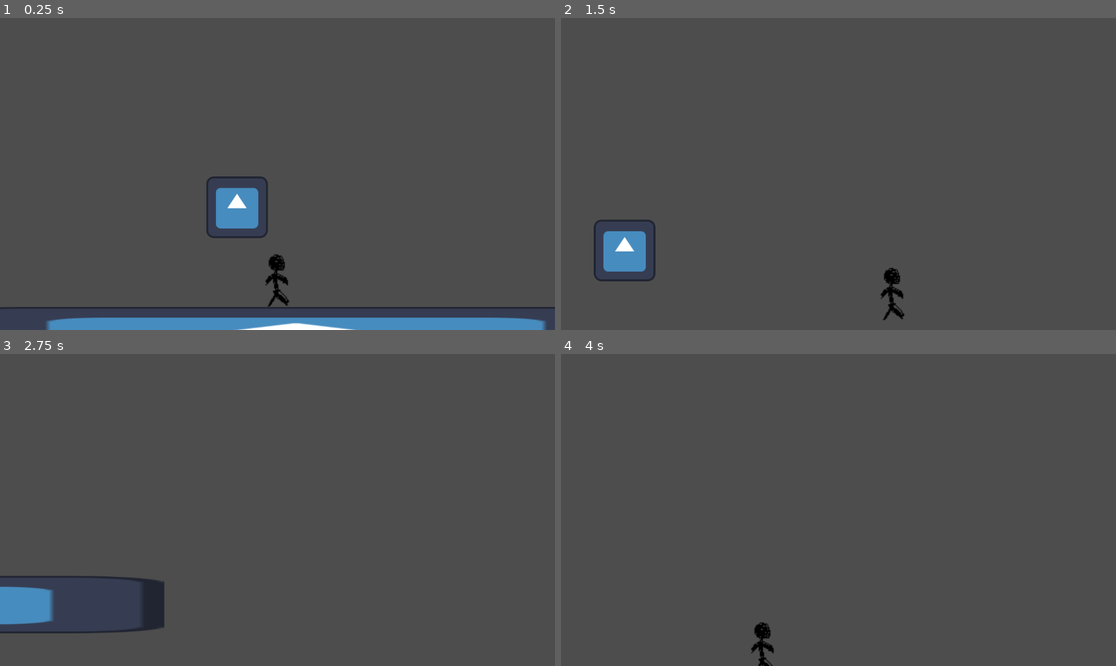
Above: before the commit, frames 1-4 (two rows, left to right).
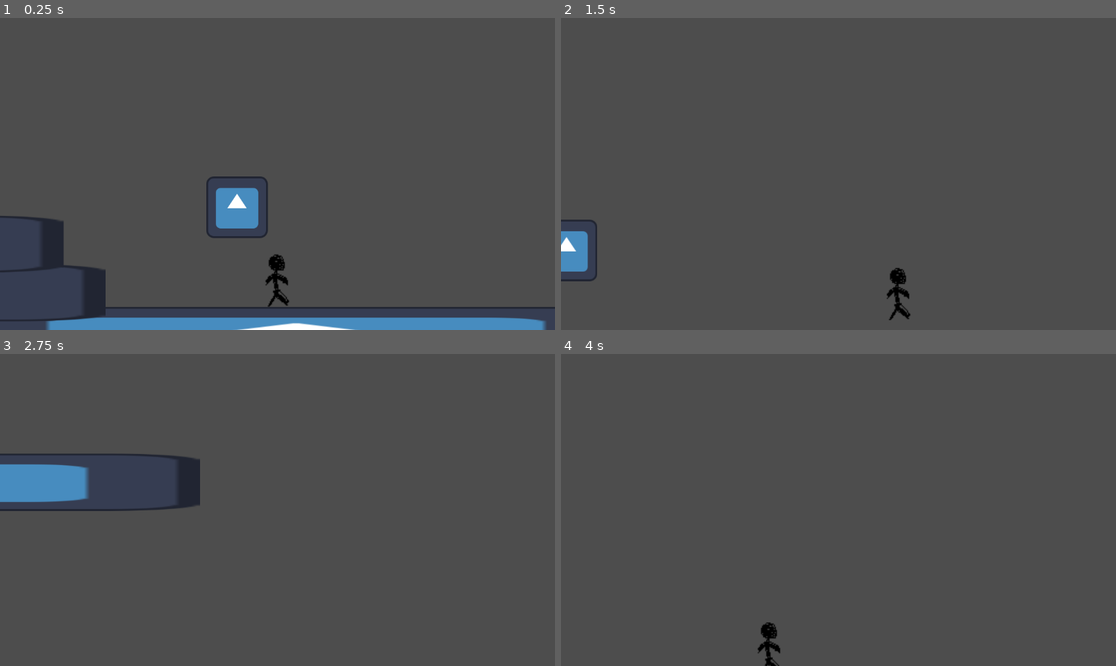
Above: after the commit, the same moments.

Repository: xelaxefensor/Maturitni-prace-Vyvoj-v-hernim-enginu
Game: Godot game, scene res://test_01.tscn
Two runs of this game, one before a commit and one after it. Both use one fixed random seed, a clock stepped at 60 frames per second and the inputs below. The engine's default icon, where the game draws it, is replaced by a stand-in: a white triangle on a blue panel in a dark square.
Inputs (mouse positions are in pixels of both pictures, inside the frame that each line leads up to):
- Up to frame 1 (0.25 s): no input
- Up to frame 2 (1.5 s): tap Enter at 0.5 s; move the mouse to (960, 158) at 0.52 s; hold Right mouse button (camera_focus) 0.53-1.28 s; hold Right (move_right) from 0.53 s (still down); tap Up (move_up) at 0.77 s; move the mouse to (727, 189) at 1.27 s; right-click (727, 189) at 1.35 s
- Up to frame 3 (2.75 s): tap Up (move_up) at 1.52 s; move the mouse to (333, 441) at 2.02 s; release Right (move_right) at 2.03 s; hold Left (move_left) from 2.03 s (still down); hold Right mouse button (camera_focus) from 2.03 s (still down)
- Up to frame 4 (4 s): move the mouse to (810, 572) at 2.77 s; release Left (move_left) at 2.78 s; release Right mouse button (camera_focus) at 2.78 s; hold Right (move_right) from 2.78 s (still down); right-click (810, 572) at 2.85 s; tap Up (move_up) at 3.02, 3.77 s; move the mouse to (1005, 556) at 3.52 s; hold Right mouse button (camera_focus) from 3.53 s (still down)

The runs differ from the first frame. In frame 1, 1.8% of the frame differs, in the area x 0-20%, y 63-98%; in frame 2, 2.4%; in frame 3, 5.3%, in the area x 0-37%, y 31-90%; in frame 4, 0.4%.

Commit message:
movement improv

Diff:
--- a/Maturitní práce - Hra/Player.gd
+++ b/Maturitní práce - Hra/Player.gd
@@ -1,10 +1,11 @@
 extends CharacterBody2D
 
 
-var speed = 2000.0
+var speed = 10000.0
 var maxSpeed = 600.0
 var jump_velocity = 12000.0
-var groundDrag = 7.0
+var groundDrag = 15.0
+var airDrag = 1.0
 
 var maxGravity = 800
 
@@ -24,8 +25,10 @@
 
 func _physics_process(delta):
 	if not is_on_floor():
+		maxGravity = 800
+		maxGravity *= (Input.get_action_strength("move_down")+1)
 		if (velocity.y < maxGravity):
-			velocity.y += gravity * delta
+			velocity.y += gravity * delta * (Input.get_action_strength("move_down")+1)
 
 	if is_on_floor():
 		coyoteTimer.start()
@@ -59,5 +62,7 @@
 	else:
 		if is_on_floor():
 			velocity.x -= velocity.x * groundDrag * delta
+		else:
+			velocity.x -= velocity.x * airDrag * delta
 
 	move_and_slide()
--- a/Maturitní práce - Hra/project.godot
+++ b/Maturitní práce - Hra/project.godot
@@ -25,12 +25,14 @@
 "deadzone": 0.5,
 "events": [Object(InputEventKey,"resource_local_to_scene":false,"resource_name":"","device":-1,"window_id":0,"alt_press …(182 unchanged characters)…
 , Object(InputEventKey,"resource_local_to_scene":false,"resource_name":"","device":-1,"window_id":0,"alt_pressed":false,"shift_pressed":false,"ctrl_pressed":false,"meta_pressed":false,"pressed":false,"keycode":0,"physical_keycode":65,"key_label":0,"unicode":97,"echo":false,"script":null)
+, Object(InputEventJoypadMotion,"resource_local_to_scene":false,"resource_name":"","device":-1,"axis":0,"axis_value":-1.0,"script":null)
 ]
 }
 move_right={
 "deadzone": 0.5,
 "events": [Object(InputEventKey,"resource_local_to_scene":false,"resource_name":"","device":-1,"window_id":0,"alt_press …(182 unchanged characters)…
 , Object(InputEventKey,"resource_local_to_scene":false,"resource_name":"","device":-1,"window_id":0,"alt_pressed":false,"shift_pressed":false,"ctrl_pressed":false,"meta_pressed":false,"pressed":false,"keycode":0,"physical_keycode":68,"key_label":0,"unicode":100,"echo":false,"script":null)
+, Object(InputEventJoypadMotion,"resource_local_to_scene":false,"resource_name":"","device":-1,"axis":0,"axis_value":1.0,"script":null)
 ]
 }
 move_up={
@@ -38,12 +40,14 @@
 "events": [Object(InputEventKey,"resource_local_to_scene":false,"resource_name":"","device":-1,"window_id":0,"alt_press …(182 unchanged characters)…
 , Object(InputEventKey,"resource_local_to_scene":false,"resource_name":"","device":-1,"window_id":0,"alt_pressed":false,"shift_pressed":false,"ctrl_pressed":false,"meta_pressed":false,"pressed":false,"keycode":0,"physical_keycode":87,"key_label":0,"unicode":119,"echo":false,"script":null)
 , Object(InputEventKey,"resource_local_to_scene":false,"resource_name":"","device":-1,"window_id":0,"alt_pressed":false,"shift_pressed":false,"ctrl_pressed":false,"meta_pressed":false,"pressed":false,"keycode":0,"physical_keycode":32,"key_label":0,"unicode":32,"echo":false,"script":null)
+, Object(InputEventJoypadButton,"resource_local_to_scene":false,"resource_name":"","device":-1,"button_index":0,"pressure":0.0,"pressed":true,"script":null)
 ]
 }
 move_down={
 "deadzone": 0.5,
 "events": [Object(InputEventKey,"resource_local_to_scene":false,"resource_name":"","device":-1,"window_id":0,"alt_press …(182 unchanged characters)…
 , Object(InputEventKey,"resource_local_to_scene":false,"resource_name":"","device":-1,"window_id":0,"alt_pressed":false,"shift_pressed":false,"ctrl_pressed":false,"meta_pressed":false,"pressed":false,"keycode":0,"physical_keycode":83,"key_label":0,"unicode":115,"echo":false,"script":null)
+, Object(InputEventJoypadMotion,"resource_local_to_scene":false,"resource_name":"","device":-1,"axis":1,"axis_value":1.0,"script":null)
 ]
 }
 camera_focus={
--- a/Maturitní práce - Hra/test_01.tscn
+++ b/Maturitní práce - Hra/test_01.tscn
@@ -19,8 +19,32 @@
 position = Vector2(-130, 9)
 shape = SubResource("RectangleShape2D_swhqi")
 
-[node name="Icon" type="Sprite2D" parent="."]
-position = Vector2(-111.5, 58.5)
+[node name="Icon" type="Sprite2D" parent="StaticBody2D"]
+position = Vector2(-129.5, 58.5)
+scale = Vector2(11.7109, 0.929688)
+texture = ExtResource("3_curao")
+
+[node name="StaticBody2D" type="StaticBody2D" parent="StaticBody2D"]
+position = Vector2(-1145, -89)
+
+[node name="CollisionShape2D" type="CollisionShape2D" parent="StaticBody2D/StaticBody2D"]
+position = Vector2(-130, 9)
+shape = SubResource("RectangleShape2D_swhqi")
+
+[node name="Icon" type="Sprite2D" parent="StaticBody2D/StaticBody2D"]
+position = Vector2(-129.5, 58.5)
+scale = Vector2(11.7109, 0.929688)
+texture = ExtResource("3_curao")
+
+[node name="StaticBody2D" type="StaticBody2D" parent="StaticBody2D/StaticBody2D"]
+position = Vector2(-87, -101)
+
+[node name="CollisionShape2D" type="CollisionShape2D" parent="StaticBody2D/StaticBody2D/StaticBody2D"]
+position = Vector2(-130, 9)
+shape = SubResource("RectangleShape2D_swhqi")
+
+[node name="Icon" type="Sprite2D" parent="StaticBody2D/StaticBody2D/StaticBody2D"]
+position = Vector2(-129.5, 58.5)
 scale = Vector2(11.7109, 0.929688)
 texture = ExtResource("3_curao")
 
